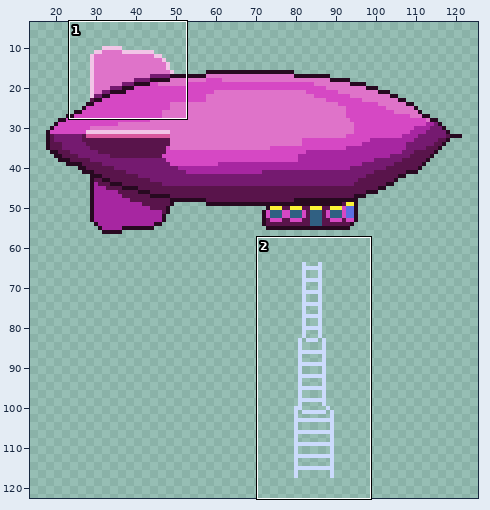
Two states of a pixel-art file, src/zeppelin.aseprite. Above: a wide view before the commit, with the close-up outlined.
Close-up. Before:
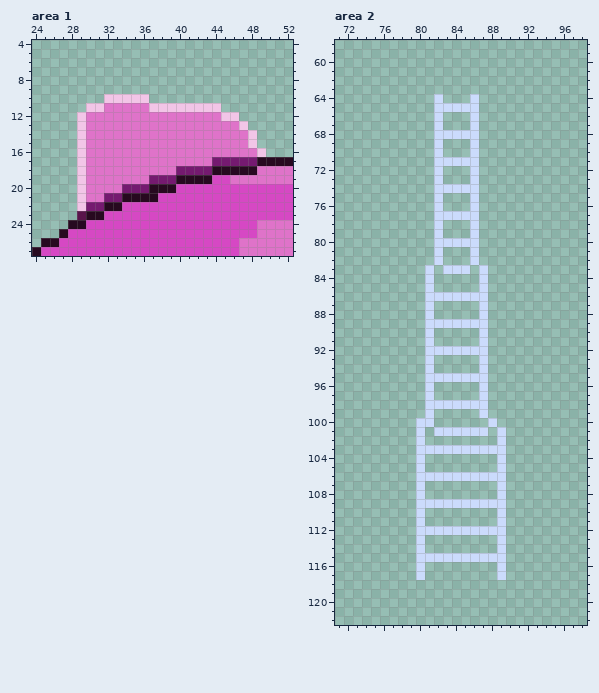
128x128 pixels, 1 frame. Shown: area 1: x 24..52, y 4..27; area 2: x 71..98, y 58..122. The wide view leaves out empty margins.
The result:
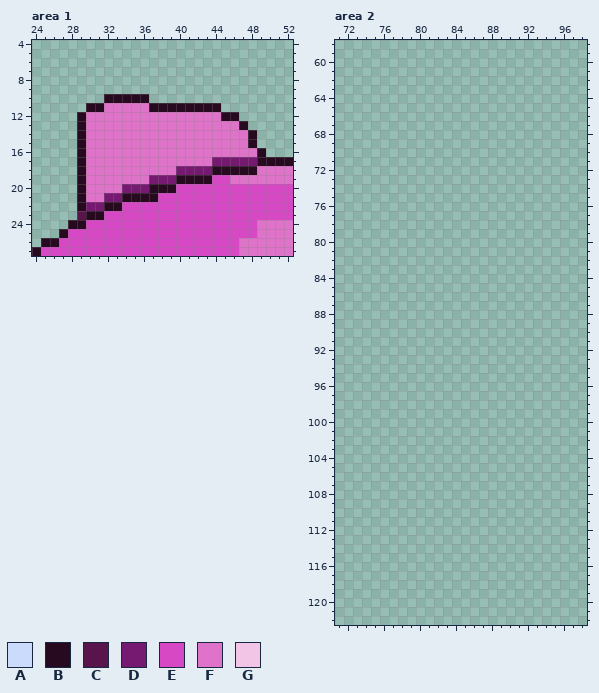
Palette (. is transparent): A #cbdbfc  B #270920  C #59144b  D #751a70  E #d648c4  F #df73c9  G #f2c5e7
Author's note on the commit: darker outline on top
From old to new:
layer "ladders" now hidden
--- area 1, layer "flaps"
@@ x 24..52 @@
  9 .............................
-10 ........GGGGG................
-11 ......GGFFFFFGGGGGGGG........
-12 .....GFFFFFFFFFFFFFFFGG......
-13 .....GFFFFFFFFFFFFFFFFFG.....
-14 .....GFFFFFFFFFFFFFFFFFFG....
-15 .....GFFFFFFFFFFFFFFFFFFG....
-16 .....GFFFFFFFFFFFFFFFFFFFG...
-17 .....GFFFFFFFFFFFFFFDDDDDBBBB
-18 .....GFFFFFFFFFFDDDDBBBBBFFFF
-19 .....GFFFFFFFDDDBBBBEEFFFFFFF
-20 .....GFFFFDDDBBBEEEEEEEEEEEEE
-21 .....GFFDDBBBBEEEEEEEEEEEEEEE
-22 .....GDDBBEEEEEEEEEEEEEEEEEEE
+10 ........BBBBB................
+11 ......BBFFFFFBBBBBBBB........
+12 .....BFFFFFFFFFFFFFFFBB......
+13 .....BFFFFFFFFFFFFFFFFFB.....
+14 .....BFFFFFFFFFFFFFFFFFFB....
+15 .....BFFFFFFFFFFFFFFFFFFB....
+16 .....BFFFFFFFFFFFFFFFFFFFB...
+17 .....BFFFFFFFFFFFFFFDDDDDBBBB
+18 .....BFFFFFFFFFFDDDDBBBBBFFFF
+19 .....BFFFFFFFDDDBBBBEEFFFFFFF
+20 .....BFFFFDDDBBBEEEEEEEEEEEEE
+21 .....BFFDDBBBBEEEEEEEEEEEEEEE
+22 .....BDDBBEEEEEEEEEEEEEEEEEEE
 23 .....CBBEEEEEEEEEEEEEEEEEEEEE
--- area 2
@@ x 78..91 @@
  63 ..............
- 64 ....A...A.....
- 65 ....AAAAA.....
- 66 ....A...A.....
- 67 ....A...A.....
- 68 ....AAAAA.....
- 69 ....A...A.....
- 70 ....A...A.....
- 71 ....AAAAA.....
- 72 ....A...A.....
- 73 ....A...A.....
- 74 ....AAAAA.....
- 75 ....A...A.....
- 76 ....A...A.....
- 77 ....AAAAA.....
- 78 ....A...A.....
- 79 ....A...A.....
- 80 ....AAAAA.....
- 81 ....A...A.....
- 82 ....A...A.....
- 83 ...A.AAA.A....
- 84 ...A.....A....
- 85 ...A.....A....
- 86 ...AAAAAAA....
- 87 ...A.....A....
- 88 ...A.....A....
- 89 ...AAAAAAA....
- 90 ...A.....A....
- 91 ...A.....A....
- 92 ...AAAAAAA....
- 93 ...A.....A....
- 94 ...A.....A....
- 95 ...AAAAAAA....
- 96 ...A.....A....
- 97 ...A.....A....
- 98 ...AAAAAAA....
- 99 ...A.....A....
-100 ..AA......A...
-101 ..A.AAAAAA.A..
-102 ..A........A..
-103 ..AAAAAAAAAA..
-104 ..A........A..
-105 ..A........A..
-106 ..AAAAAAAAAA..
-107 ..A........A..
-108 ..A........A..
-109 ..AAAAAAAAAA..
-110 ..A........A..
-111 ..A........A..
-112 ..AAAAAAAAAA..
-113 ..A........A..
-114 ..A........A..
-115 ..AAAAAAAAAA..
-116 ..A........A..
-117 ..A........A..
+ 64 ..............
+ 65 ..............
+ 66 ..............
+ 67 ..............
+ 68 ..............
+ 69 ..............
+ 70 ..............
+ 71 ..............
+ 72 ..............
+ 73 ..............
+ 74 ..............
+ 75 ..............
+ 76 ..............
+ 77 ..............
+ 78 ..............
+ 79 ..............
+ 80 ..............
+ 81 ..............
+ 82 ..............
+ 83 ..............
+ 84 ..............
+ 85 ..............
+ 86 ..............
+ 87 ..............
+ 88 ..............
+ 89 ..............
+ 90 ..............
+ 91 ..............
+ 92 ..............
+ 93 ..............
+ 94 ..............
+ 95 ..............
+ 96 ..............
+ 97 ..............
+ 98 ..............
+ 99 ..............
+100 ..............
+101 ..............
+102 ..............
+103 ..............
+104 ..............
+105 ..............
+106 ..............
+107 ..............
+108 ..............
+109 ..............
+110 ..............
+111 ..............
+112 ..............
+113 ..............
+114 ..............
+115 ..............
+116 ..............
+117 ..............
 118 ..............
Boxes around the changes in both close-ups, in picture pixels (x1, y1, x2, y2):
changed: (77, 94, 266, 211)
erased: (416, 94, 506, 580)
